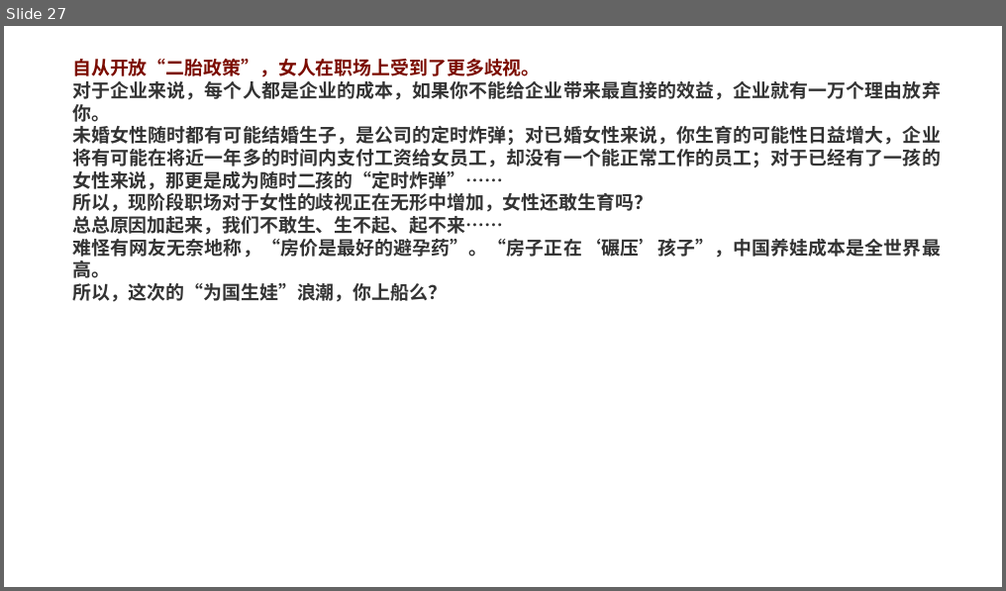
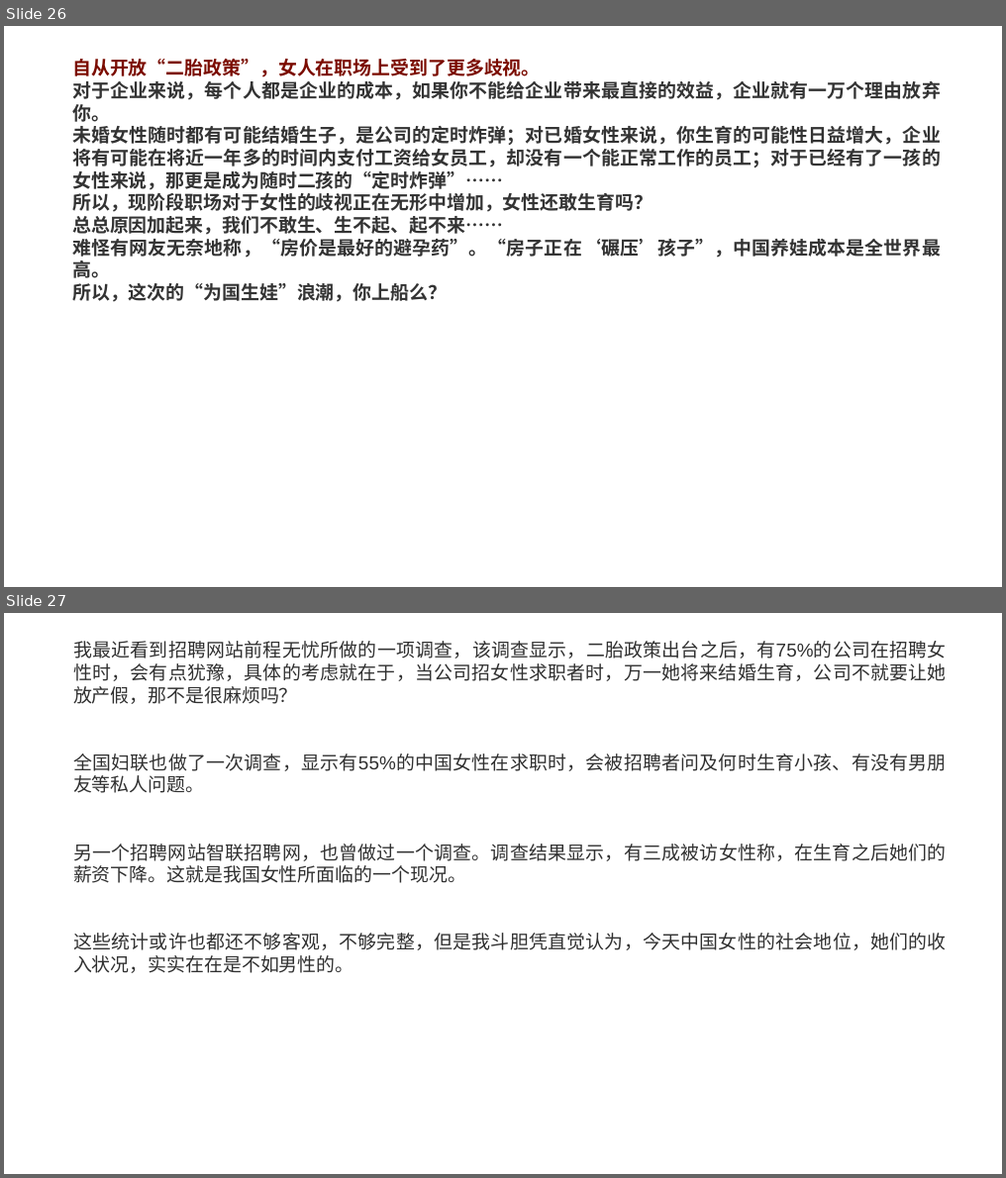
Before and after one commit to FredJiangFei/freetalk, a slide deck: 生娃是国家大事/sw.pptx. Shown one above the other, each under a label of ours: slide 27 before the commit, slides 26 and 27 after it. The pictures are 1006x591 and 1006x1178 pixels, drawn with LibreOffice and Linux fonts; fonts in the diff are those of the drawing. Boxes give left, top, right and bottom in pixels: in the first picture for what was removed or moved away, otherwise in the second. Text is boxed around its words. In the diff, an @@ line names an element or a change of style, - is before the commit and + after.

```diff
--- a/生娃是国家大事/sw.pptx
+++ b/生娃是国家大事/sw.pptx
@@ slide 27 added at (x1=4, y1=613, x2=1002, y2=1174), background #FFFFFF @@
@@ text added at (x1=73, y1=641, x2=946, y2=973), 18 pt, text #303030 @@
+我最近看到招聘网站前程无忧所做的一项调查，该调查显示，二胎政策出台之后，有75%的公司在招聘女性时，会有点犹豫，具体的考虑就在于，当公司招女性求职者时，万一她将来结婚生育，公司不就要让她放产假，那不是很麻烦吗？
+全国妇联也做了一次调查，显示有55%的中国女性在求职时，会被招聘者问及何时生育小孩、有没有男朋友等私人问题。
+另一个招聘网站智联招聘网，也曾做过一个调查。调查结果显示，有三成被访女性称，在生育之后她们的薪资下降。这就是我国女性所面临的一个现况。
+这些统计或许也都还不够客观，不够完整，但是我斗胆凭直觉认为，今天中国女性的社会地位，她们的收入状况，实实在在是不如男性的。
@@ what was slide 27 is now slide 26 @@
```
Also in this commit, not shown: 7 slides changed, 7 other slides added, 7 slides removed.
